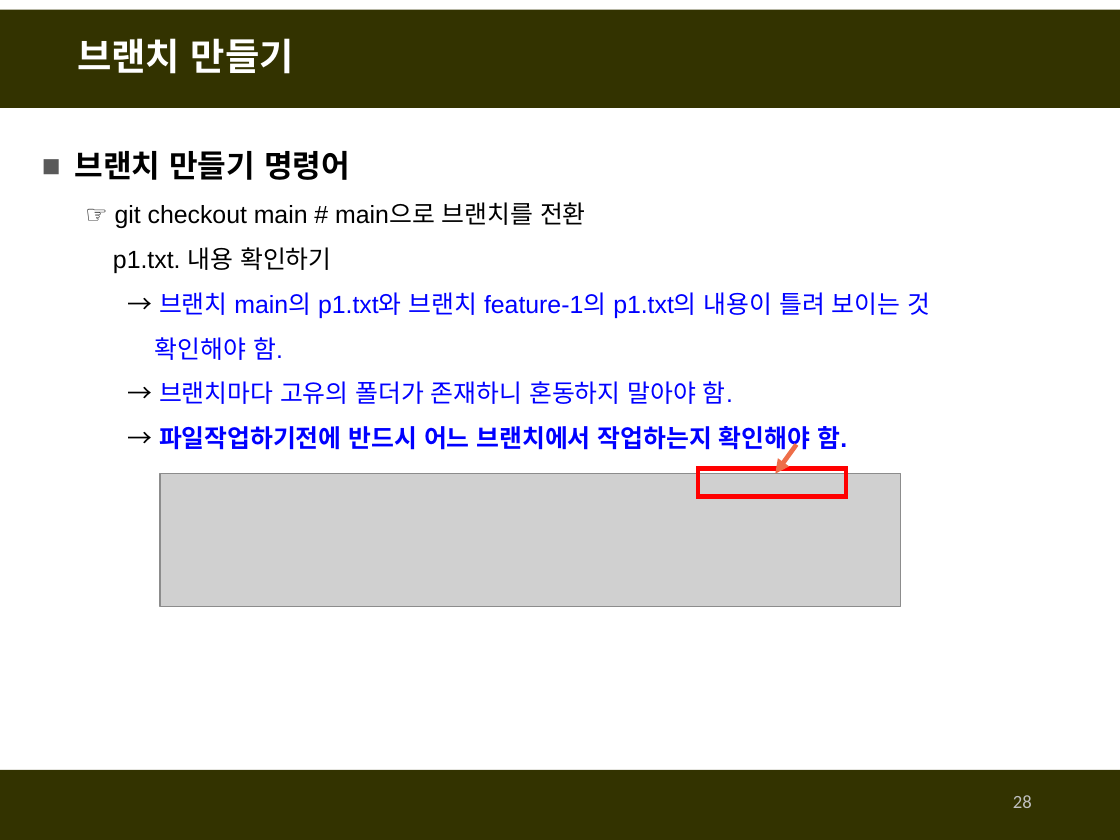
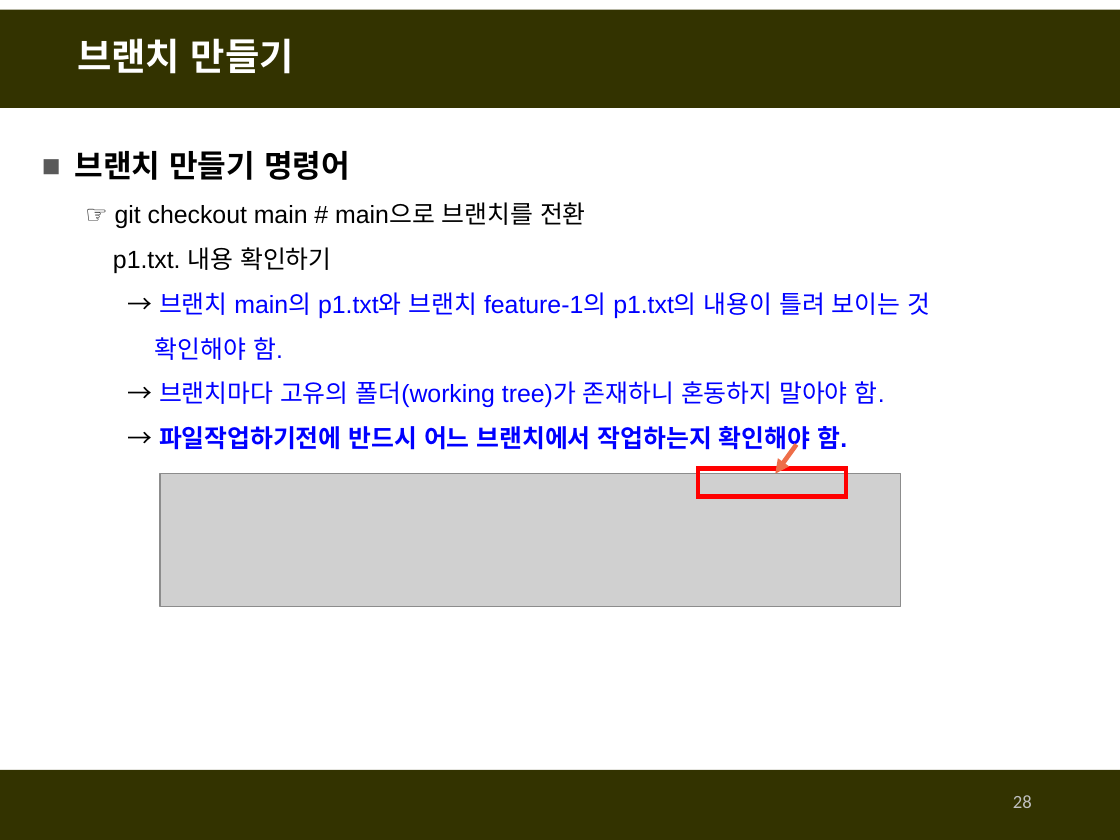
Before and after one commit to fasthill/github-lecture, a slide deck: slide 28 of git및github첫걸음-git사용하기.pptx. Drawn at 1120x840 pixels with LibreOffice and Linux fonts; fonts in the diff are those of the drawing; grey boxes stand for pictures. Boxes give left, top, right and bottom in pixels: in the first picture for what was removed or moved away, otherwise in the second. Text is boxed around its words. In the diff, an @@ line names an element or a change of style, - is before the commit and + after.

```diff
--- a/git및github첫걸음-git사용하기.pptx
+++ b/git및github첫걸음-git사용하기.pptx
@@ text at [159, 381, 885, 407]: text changed @@
-  → 브랜치마다 고유의 폴더가 존재하니 혼동하지 말아야 함.
+  → 브랜치마다 고유의 폴더(working tree)가 존재하니 혼동하지 말아야 함.
```
Also in this commit, not shown: 6 other slides changed.
